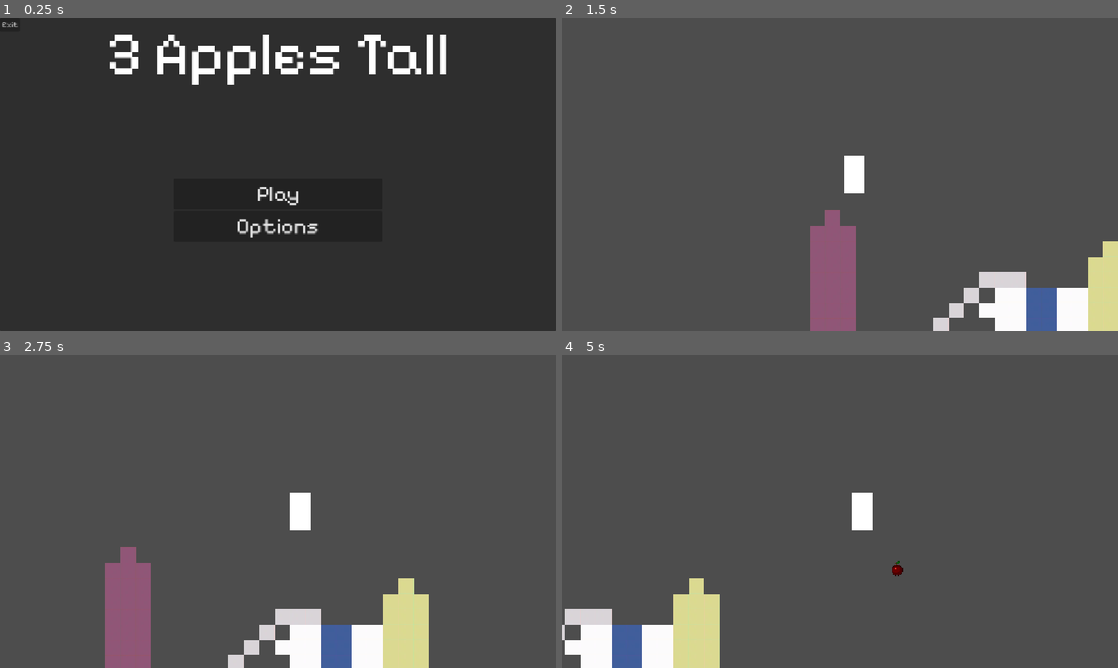
Above: before the commit, frames 1-4 (two rows, left to right).
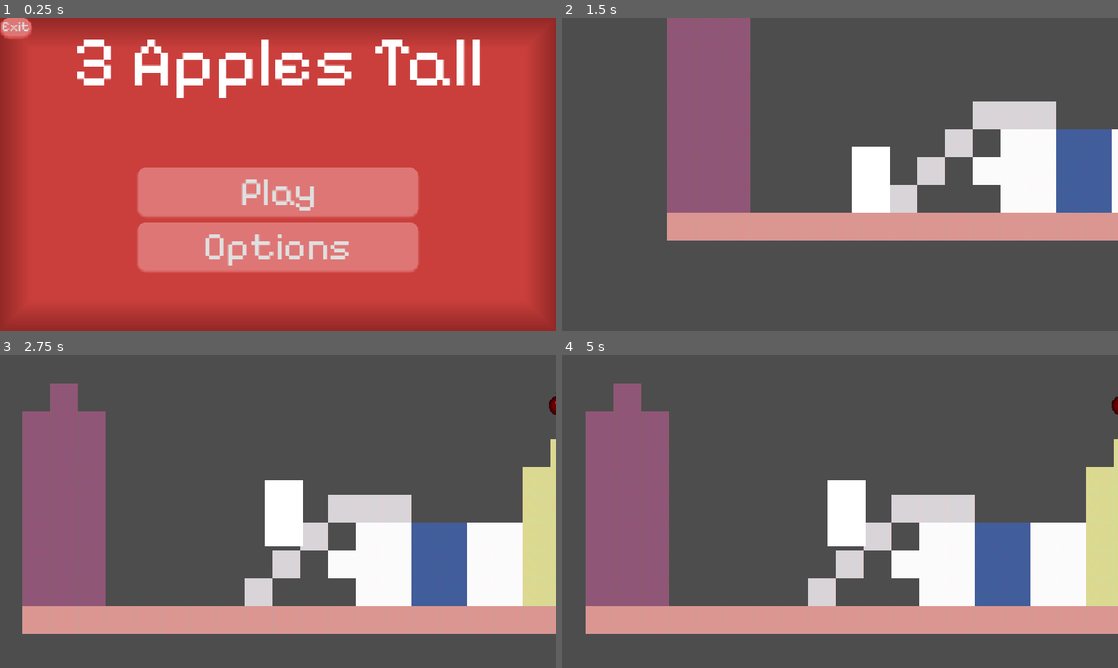
Above: after the commit, the same moments.

Repository: DyingCandy/3-apples-tall
Game: Godot game, scene res://Scenes/title_screen.tscn
Same seed, same stepped clock (60 frames per second), same inputs: the game is played once before the commit and once after it. Before the commit the project starts from res://Scenes/main_scene.tscn.
Inputs:
- Up to frame 1 (0.25 s): no input
- Up to frame 2 (1.5 s): click "Play" at 0.5 s; hold D (right) from 1.28 s (still down)
- Up to frame 3 (2.75 s): keep holding D (right); tap Space (jump) at 1.52, 2.27 s
- Up to frame 4 (5 s): release D (right) at 2.78 s; hold A (left) 2.78-3.53 s; hold D (right) from 3.53 s (still down); tap Space (jump) at 3.77, 4.52 s

The runs differ from the first frame. In frame 1, 99% of the frame differs, in the area x 0-100%, y 0-100%; in frame 2, 34%; in frame 3, 39%; in frame 4, 37%.

Commit message:
Better title screen + fixed bugged movement

Diff:
--- a/jame-gam/Scenes/Entities/apple.tscn
+++ b/jame-gam/Scenes/Entities/apple.tscn
@@ -7,6 +7,8 @@
 size = Vector2(24, 30)
 
 [node name="Apple" type="Area2D" unique_id=1976626580]
+collision_layer = 8
+collision_mask = 2
 script = ExtResource("1_ih2og")
 
 [node name="CollisionShape2D" type="CollisionShape2D" parent="." unique_id=2089045060]
@@ -17,6 +19,7 @@
 texture = ExtResource("2_aydor")
 
 [node name="Next level" type="Timer" parent="." unique_id=245154899]
+wait_time = 0.139
 
 [connection signal="area_entered" from="." to="." method="_on_area_2d_area_entered"]
 [connection signal="timeout" from="Next level" to="." method="_on_next_level_timeout"]
--- a/jame-gam/Scenes/Entities/player.tscn
+++ b/jame-gam/Scenes/Entities/player.tscn
@@ -1,22 +1,9 @@
 [gd_scene format=3 uid="uid://rcn35wjfl023"]
 
-[sub_resource type="GDScript" id="GDScript_ft3ro"]
-script/source = "extends CharacterBody2D
-
-var accel : float = 8000
-const maxSpeed : int = 15000
-
-func _physics_process(delta: float) -> void:
-	#Movement
-	var direction = Input.get_axis(\"left\", \"right\")
-
-	if direction:
-		velocity.x = move_toward(velocity.x, maxSpeed * delta, accel * direction * delta)
-		move_and_slide()
-"
+[ext_resource type="Script" uid="uid://bbgxub5x16rrm" path="res://Scripts/player.gd" id="1_blnjl"]
 
 [sub_resource type="RectangleShape2D" id="RectangleShape2D_ft3ro"]
-size = Vector2(45, 76)
+size = Vector2(39, 72)
 
 [sub_resource type="CanvasTexture" id="CanvasTexture_wgnvv"]
 
@@ -26,17 +13,20 @@
 [node name="Player" type="CharacterBody2D" unique_id=377595456 groups=["Player"]]
 collision_layer = 2
 collision_mask = 11
-script = SubResource("GDScript_ft3ro")
+script = ExtResource("1_blnjl")
 
 [node name="CollisionShape2D" type="CollisionShape2D" parent="." unique_id=2055077651]
-position = Vector2(0.5, 1)
+position = Vector2(-0.5, 3)
 shape = SubResource("RectangleShape2D_ft3ro")
 
 [node name="Sprite2D" type="Sprite2D" parent="." unique_id=873811187]
+position = Vector2(-22, -36.999996)
 scale = Vector2(43.5, 76)
 texture = SubResource("CanvasTexture_wgnvv")
 
-[node name="Area2D" type="Area2D" parent="." unique_id=541296099]
+[node name="Area2D" type="Area2D" parent="." unique_id=541296099 groups=["Player"]]
+collision_layer = 2
+collision_mask = 9
 
 [node name="CollisionShape2D" type="CollisionShape2D" parent="Area2D" unique_id=1331244975]
 position = Vector2(0, -0.5)
--- a/jame-gam/Scenes/Levels/level_1.tscn
+++ b/jame-gam/Scenes/Levels/level_1.tscn
@@ -61,7 +61,7 @@
 tile_set = SubResource("TileSet_11ei8")
 
 [node name="Player" parent="." unique_id=377595456 instance=ExtResource("2_iixi8")]
-position = Vector2(-276, -298)
+position = Vector2(-145, -114)
 
 [node name="Apple" parent="." unique_id=1976626580 instance=ExtResource("3_cyadu")]
-position = Vector2(719, -180)
+position = Vector2(297, -202)
--- a/jame-gam/Scenes/main_scene.gd
+++ /dev/null
@@ -1,6 +0,0 @@
-extends Node2D
-
-
-
-func _ready() -> void:
-	get_tree().change_scene_to_file("res://Scenes/title_screen.tscn")
--- a/jame-gam/Scenes/main_scene.tscn
+++ /dev/null
@@ -1,6 +0,0 @@
-[gd_scene format=3 uid="uid://w1wynksnemh4"]
-
-[ext_resource type="Script" uid="uid://cwei43sd1yyw0" path="res://Scenes/main_scene.gd" id="1_52fb6"]
-
-[node name="Main Scene" type="Node2D" unique_id=1056973346]
-script = ExtResource("1_52fb6")
--- a/jame-gam/Scenes/title_screen.tscn
+++ b/jame-gam/Scenes/title_screen.tscn
@@ -1,6 +1,7 @@
 [gd_scene format=3 uid="uid://dnx8tx7uy1ryd"]
 
 [ext_resource type="PackedScene" uid="uid://epjpx3v7tnu8" path="res://Scenes/UI/button.tscn" id="1_klylv"]
+[ext_resource type="Theme" uid="uid://d3rdw3ww4hvx0" path="res://Themes/new_theme.tres" id="1_twnyg"]
 [ext_resource type="Script" uid="uid://lke676wewq8v" path="res://Scenes/UI/play_button.gd" id="2_4gxqj"]
 [ext_resource type="Script" uid="uid://dglvhemv53cjq" path="res://Scenes/exit_button.gd" id="3_twnyg"]
 
@@ -11,8 +12,9 @@
 anchor_bottom = 1.0
 grow_horizontal = 2
 grow_vertical = 2
+theme = ExtResource("1_twnyg")
 
-[node name="PanelContainer" type="PanelContainer" parent="." unique_id=1514299293]
+[node name="PanelContainer" type="Panel" parent="." unique_id=2127131555]
 layout_mode = 1
 anchors_preset = 15
 anchor_right = 1.0
@@ -26,13 +28,13 @@
 anchors_preset = 5
 anchor_left = 0.5
 anchor_right = 0.5
-offset_left = -356.0
-offset_right = 356.0
-offset_bottom = 150.0
+offset_left = -236.5
+offset_right = 236.5
+offset_bottom = 101.0
 grow_horizontal = 2
 size_flags_horizontal = 4
 size_flags_vertical = 0
-theme_override_font_sizes/normal_font_size = 125
+theme_override_font_sizes/normal_font_size = 83
 text = "3 Apples Tall"
 fit_content = true
 autowrap_mode = 0
@@ -42,20 +44,21 @@
 custom_minimum_size = Vector2(210, 0)
 layout_mode = 1
 anchors_preset = -1
-anchor_left = 0.5
-anchor_top = 0.655
-anchor_right = 0.5
-anchor_bottom = 0.655
-offset_left = -216.0
-offset_top = -91.0
-offset_right = 216.0
-offset_bottom = 93.0
+anchor_left = 0.245
+anchor_top = 0.47700003
+anchor_right = 0.75500005
+anchor_bottom = 0.83800006
+offset_left = 0.19999695
+offset_top = 0.07997131
+offset_right = -0.20004272
+offset_bottom = 0.1199646
 grow_horizontal = 2
 grow_vertical = 2
 size_flags_horizontal = 4
 
 [node name="PlayButton" parent="VBoxContainer" unique_id=1669381064 instance=ExtResource("1_klylv")]
 layout_mode = 2
+theme = ExtResource("1_twnyg")
 script = ExtResource("2_4gxqj")
 
 [node name="OptionsButton" parent="VBoxContainer" unique_id=149173852 instance=ExtResource("1_klylv")]
--- a/jame-gam/Scripts/apple.gd
+++ b/jame-gam/Scripts/apple.gd
@@ -10,5 +10,7 @@
 		nextLevelTimer.start()
 
 
+
 func _on_next_level_timeout() -> void:
 	get_tree().change_scene_to_file("res://Scenes/Levels/level_" + str(int(get_tree().current_scene.name) + 1) + ".tscn")
+	print("level change")
--- a/jame-gam/Scripts/player.gd
+++ b/jame-gam/Scripts/player.gd
@@ -8,7 +8,7 @@
 func _physics_process(delta: float) -> void:
 	# Add the gravity.
 	if not is_on_floor():
-		velocity += get_gravity()
+		velocity += get_gravity() * delta
 
 	# Handle jump.
 	if Input.is_action_pressed("jump") and is_on_floor():
--- /dev/null
+++ b/jame-gam/Themes/new_theme.tres
@@ -0,0 +1,53 @@
+[gd_resource type="Theme" format=3 uid="uid://d3rdw3ww4hvx0"]
+
+[sub_resource type="StyleBoxFlat" id="StyleBoxFlat_twnyg"]
+bg_color = Color(0.72335637, 0.30788344, 0.3146364, 1)
+border_width_left = 2
+border_width_right = 2
+border_width_bottom = 4
+border_color = Color(0.62582225, 0.25537437, 0.2637784, 1)
+border_blend = true
+corner_radius_top_left = 10
+corner_radius_top_right = 10
+corner_radius_bottom_right = 10
+corner_radius_bottom_left = 10
+
+[sub_resource type="StyleBoxFlat" id="StyleBoxFlat_55kwv"]
+bg_color = Color(0.2631421, 0.085635506, 0.08873113, 1)
+border_width_left = 2
+border_width_right = 2
+border_width_bottom = 4
+border_color = Color(0.13929215, 0.030953253, 0.033282667, 1)
+border_blend = true
+corner_radius_top_left = 10
+corner_radius_top_right = 10
+corner_radius_bottom_right = 10
+corner_radius_bottom_left = 10
+
+[sub_resource type="StyleBoxFlat" id="StyleBoxFlat_11ei8"]
+bg_color = Color(0.87172747, 0.46107048, 0.46018237, 1)
+border_width_left = 2
+border_width_right = 2
+border_width_bottom = 4
+border_color = Color(0.79334307, 0.2451317, 0.23560926, 1)
+border_blend = true
+corner_radius_top_left = 10
+corner_radius_top_right = 10
+corner_radius_bottom_right = 10
+corner_radius_bottom_left = 10
+
+[sub_resource type="StyleBoxFlat" id="StyleBoxFlat_4gxqj"]
+bg_color = Color(0.7921569, 0.24705882, 0.23529412, 1)
+border_width_left = 36
+border_width_top = 36
+border_width_right = 36
+border_width_bottom = 36
+border_color = Color(0.57195145, 0.15494809, 0.14942285, 1)
+border_blend = true
+
+[resource]
+Button/styles/hover = SubResource("StyleBoxFlat_twnyg")
+Button/styles/hover_pressed = SubResource("StyleBoxFlat_55kwv")
+Button/styles/normal = SubResource("StyleBoxFlat_11ei8")
+Button/styles/pressed = SubResource("StyleBoxFlat_55kwv")
+Panel/styles/panel = SubResource("StyleBoxFlat_4gxqj")
--- a/jame-gam/project.godot
+++ b/jame-gam/project.godot
@@ -11,7 +11,7 @@
 [application]
 
 config/name="Jame Gam"
-run/main_scene="uid://w1wynksnemh4"
+run/main_scene="uid://dnx8tx7uy1ryd"
 config/features=PackedStringArray("4.7", "GL Compatibility")
 config/icon="res://icon.svg"
 
@@ -21,8 +21,12 @@
 
 [display]
 
+window/size/viewport_width=640
+window/size/viewport_height=360
+window/size/window_width_override=1920
+window/size/window_height_override=1080
 window/stretch/mode="canvas_items"
-window/stretch/aspect="expand"
+window/stretch/scale_mode="integer"
 
 [global_group]
 
@@ -66,6 +70,9 @@
 
 [rendering]
 
+textures/canvas_textures/default_texture_filter=0
 rendering_device/driver.windows="d3d12"
 renderer/rendering_method="gl_compatibility"
 renderer/rendering_method.mobile="gl_compatibility"
+2d/snap/snap_2d_transforms_to_pixel=true
+2d/snap/snap_2d_vertices_to_pixel=true
Not shown, removed: jame-gam/Scenes/main_scene.gd.uid
